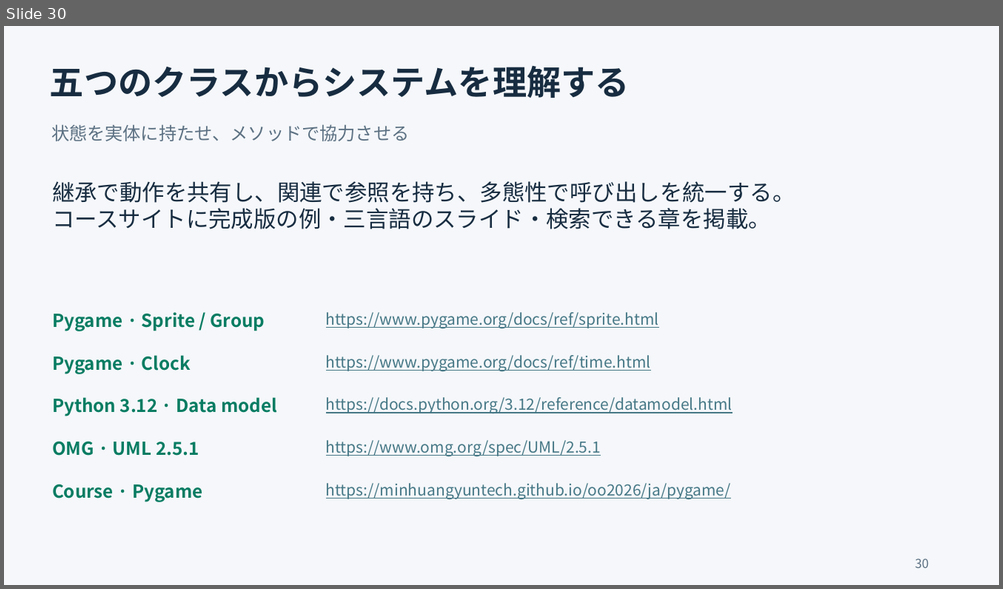
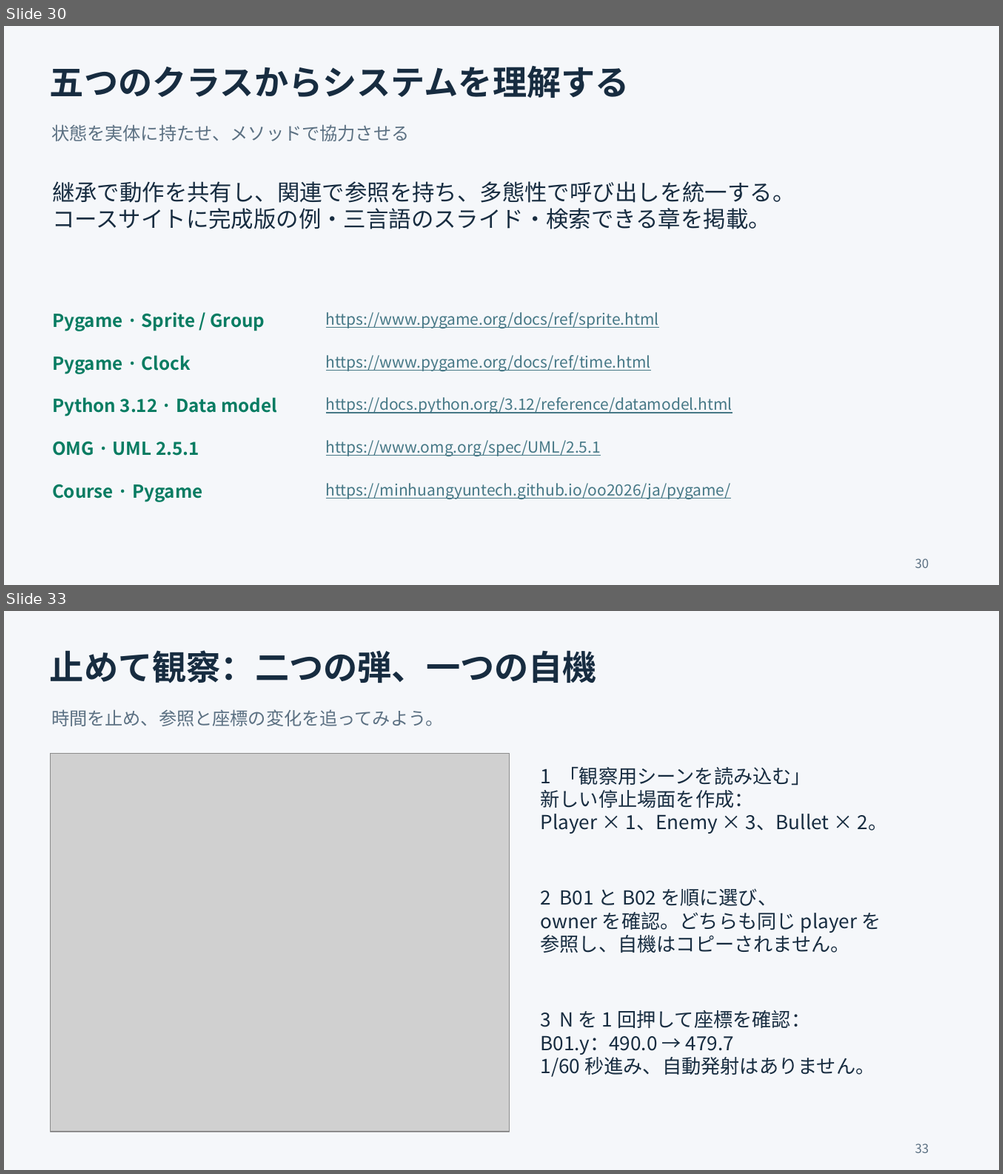
Before and after one commit to minhuangyuntech/oo2026, a slide deck: public/materials/pygame-ja.pptx. Shown one above the other, each under a label of ours: slide 30 before the commit, slides 30 and 33 after it; the slides between them are not shown. The pictures are 1003x589 and 1003x1174 pixels, drawn with LibreOffice and Linux fonts; fonts in the diff are those of the drawing; grey boxes stand for pictures. Boxes give left, top, right and bottom in pixels: in the first picture for what was removed or moved away, otherwise in the second. Text is boxed around its words. In the diff, an @@ line names an element or a change of style, - is before the commit and + after.

```diff
--- a/public/materials/pygame-ja.pptx
+++ b/public/materials/pygame-ja.pptx
@@ slide 33 added at (x1=4, y1=611, x2=999, y2=1170), background #F5F7FA @@
@@ text added at (x1=50, y1=650, x2=597, y2=684), 33 pt, text #172C40, bold @@
+止めて観察：二つの弾、一つの自機
@@ text added at (x1=51, y1=709, x2=443, y2=726), 17.2 pt, text #5B7082 @@
+時間を止め、参照と座標の変化を追ってみよう。
@@ picture added at (x1=51, y1=754, x2=509, y2=1132) @@
@@ text added at (x1=540, y1=767, x2=888, y2=834), 18.8 pt, text #172C40 @@
+1 「観察用シーンを読み込む」
+新しい停止場面を作成：
+Player × 1、Enemy × 3、Bullet × 2。
@@ text added at (x1=540, y1=889, x2=880, y2=953), 18.8 pt, text #172C40 @@
+2 B01 と B02 を順に選び、
+owner を確認。どちらも同じ player を
+参照し、自機はコピーされません。
@@ text added at (x1=540, y1=1011, x2=874, y2=1077), 18.8 pt, text #172C40 @@
+3 N を 1 回押して座標を確認：
+B01.y：490.0 → 479.7
+1/60 秒進み、自動発射はありません。
@@ text added at (x1=915, y1=1144, x2=929, y2=1153), 12 pt, text #5B7082 @@
+33
```
Also in this commit, not shown: 2 other slides added, 14 other files.
